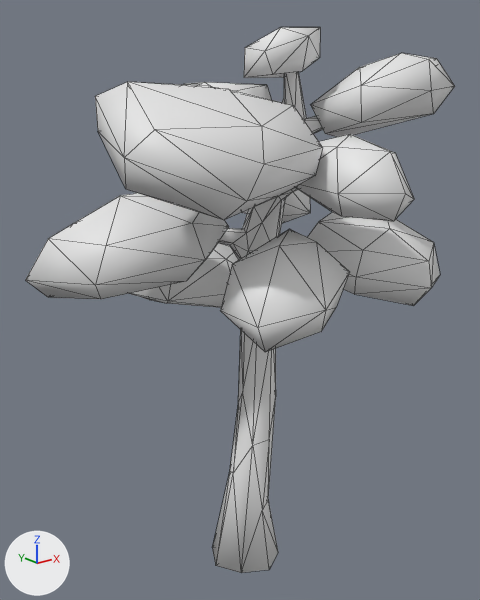
The OBJ model sources/Meshes/Tree 2.obj: old version first, new version second.
Before and after are seen from a 50 mm camera at (-2.03, -2.48, 2.45) aimed at (0.09, 0.16, 1.39). The axes (+X, +Y, +Z) are drawn at lower left. The lights are the same throughout. Mesh edges are drawn as thin lines. Where no turn or scale is listed for an object, it has been applied to the vertices.

Objects in the first picture: 'Leaves_Sphere.007', 'Trunk_Cube'.
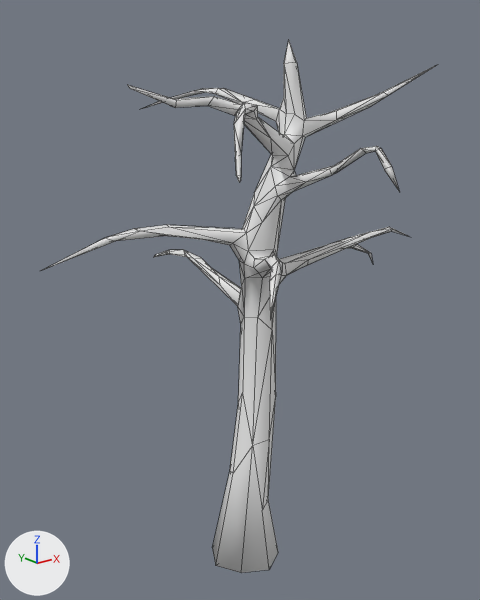
The change, as JSON lines over the scene's bpy script:
```json
{"op": "remove", "block": "ob_leaves_sphere_007", "code": ["ob_leaves_sphere_007 = bpy.data.objects.new('Leaves_Sphere.007', me_leaves_sphere_007)", "ob_leaves_sphere_007.location = (0.0, 0.0, 0.0)"]}
```

Location of each change, (x1, y1, x2, y2) in pixels of the pictures (480 x 600 px):
```json
{"object": "Leaves_Sphere.007", "change": "deleted", "before": [25, 27, 455, 352]}
```
